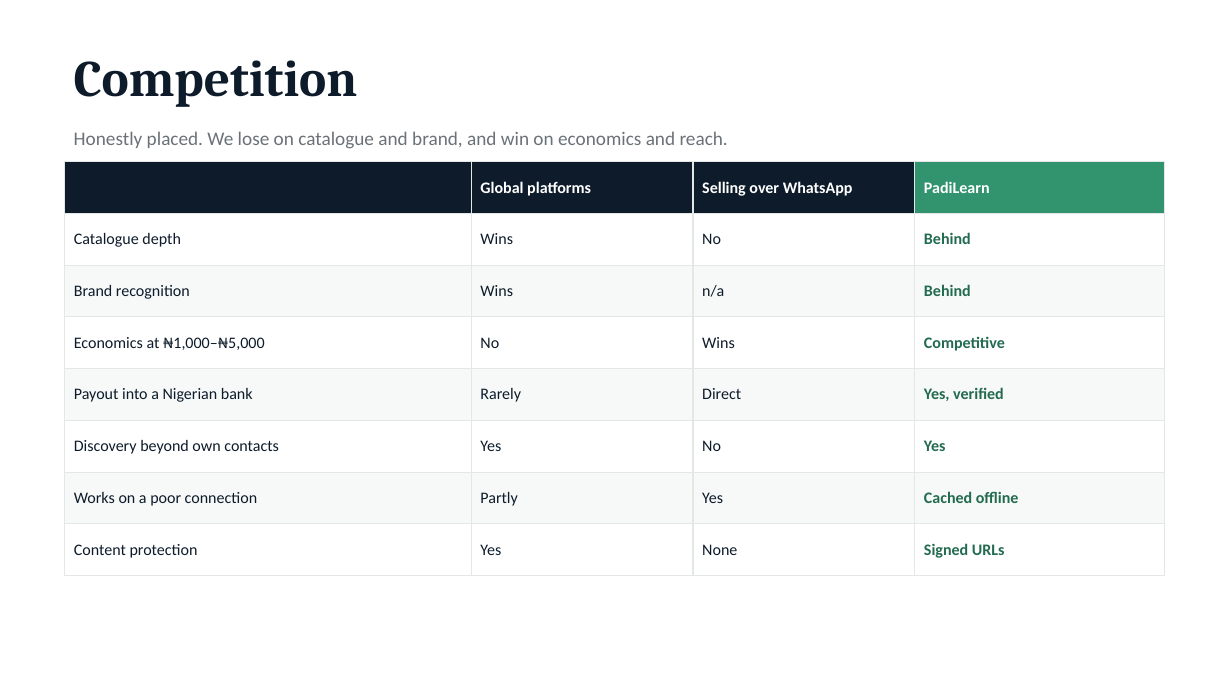
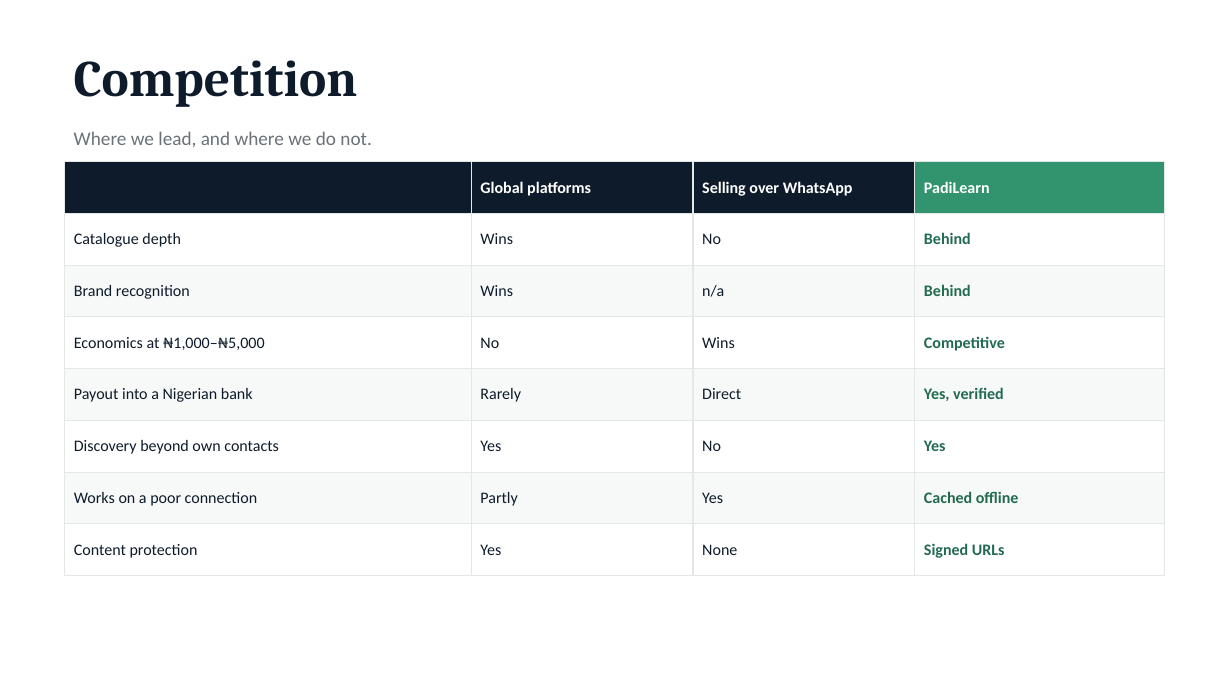
Before and after one commit to Usmandankama/padi_learn, a slide deck: slide 9 of docs/decks/PadiLearn-Investor-Pitch.pptx. Drawn at 1232x693 pixels with LibreOffice and Linux fonts; fonts in the diff are those of the drawing. Boxes give left, top, right and bottom in pixels: in the first picture for what was removed or moved away, otherwise in the second. Text is boxed around its words. In the diff, an @@ line names an element or a change of style, - is before the commit and + after.

```diff
--- a/docs/decks/PadiLearn-Investor-Pitch.pptx
+++ b/docs/decks/PadiLearn-Investor-Pitch.pptx
@@ text at bbox=[74, 131, 372, 147]: text changed @@
-Honestly placed. We lose on catalogue and brand, and win on economics and reach.
+Where we lead, and where we do not.
```
Also in this commit, not shown: 5 other slides changed, 3 slides added, 3 slides removed, 2 other files.
